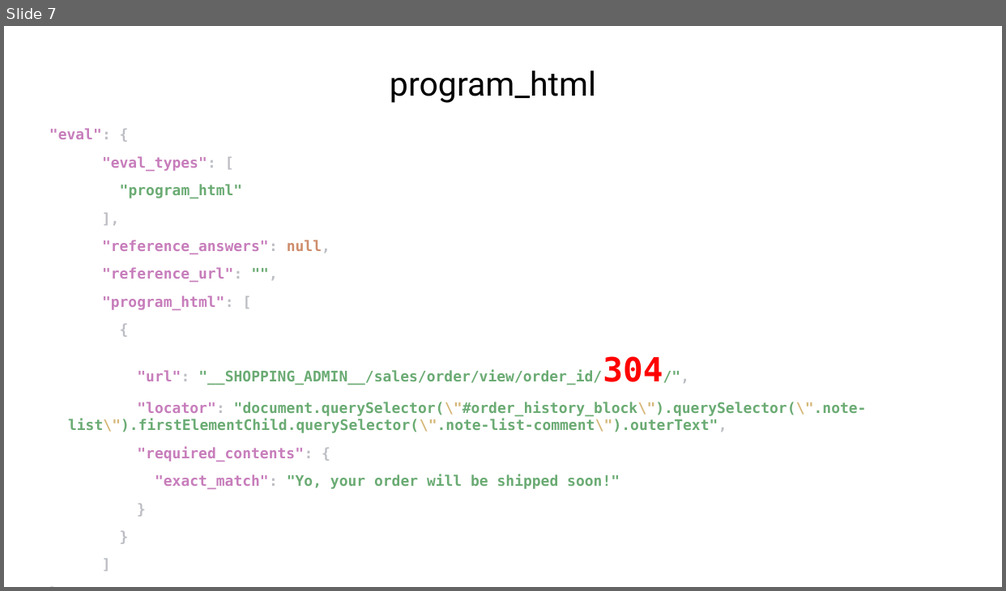
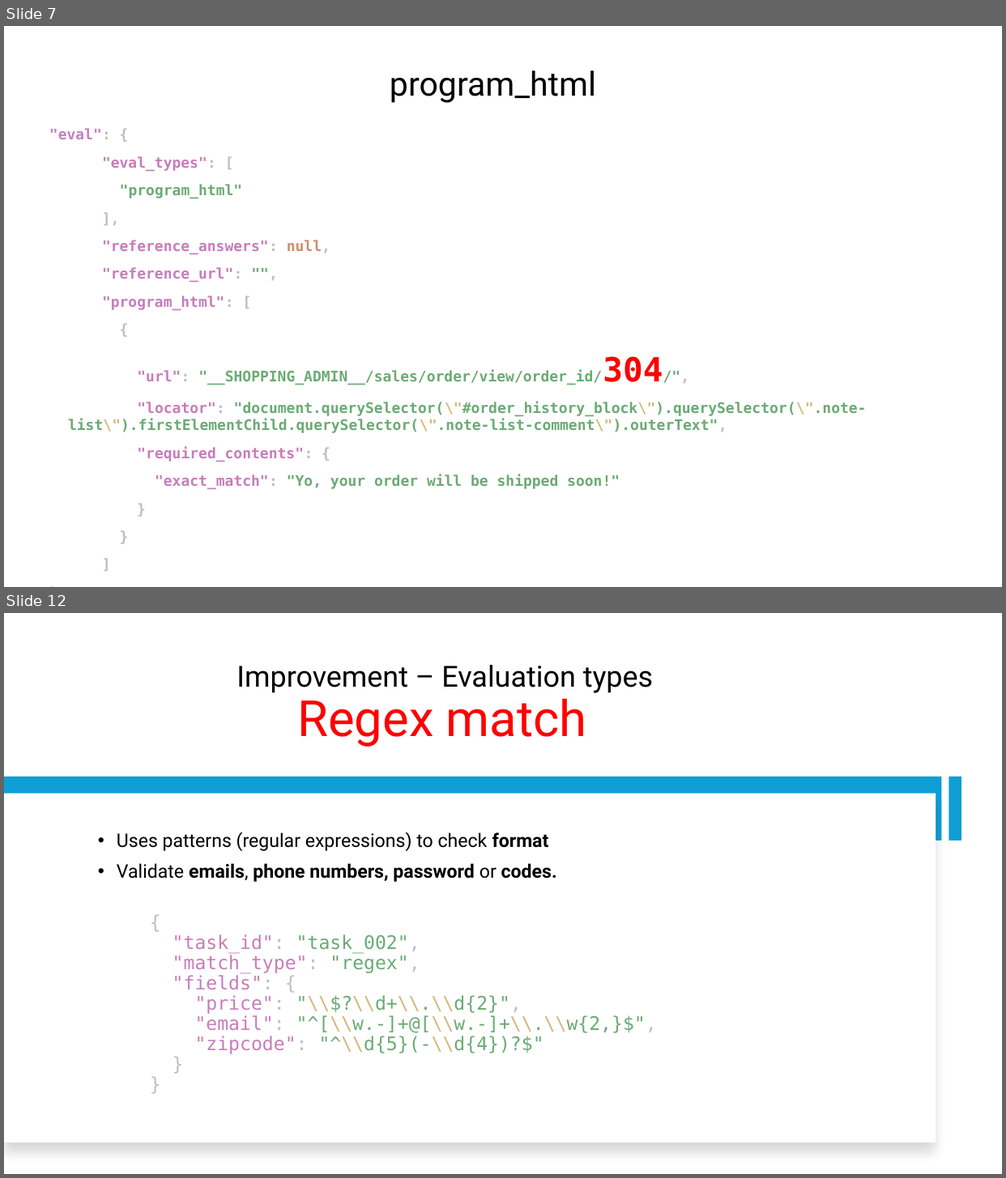
Before and after one commit to nguyennguyen6bk/web-space, a slide deck: Report.pptx. Shown one above the other, each under a label of ours: slide 7 before the commit, slides 7 and 12 after it; the slides between them are not shown. The pictures are 1006x591 and 1006x1178 pixels, drawn with LibreOffice and Linux fonts; fonts in the diff are those of the drawing. Boxes give left, top, right and bottom in pixels: in the first picture for what was removed or moved away, otherwise in the second. Text is boxed around its words. In the diff, an @@ line names an element or a change of style, - is before the commit and + after.

```diff
--- a/Report.pptx
+++ b/Report.pptx
@@ slide 12 added at box(4, 613, 1002, 1174), background #FFFFFF @@
@@ title added at box(236, 665, 653, 747), 28 pt, text #000000 @@
+Improvement – Evaluation types
+Regex match
@@ rectangle added at box(4, 777, 942, 841), fill #0F9ED5 @@
@@ rectangle added at box(948, 777, 961, 841), fill #0F9ED5 @@
@@ rectangle added at box(4, 794, 936, 1143), fill #FFFFFF @@
@@ text added at box(117, 832, 557, 882), 18 pt, text #000000 @@
+• Uses patterns (regular expressions) to check format
+• Validate emails, phone numbers, password or codes.
@@ text added at box(172, 935, 657, 1054), 18 pt, text #6AAB73 @@
+{
+"task_id": "task_002",
+"match_type": "regex",
+"fields": {
+"price": "\\$?\\d+\\.\\d{2}",
+"email": "^[\\w.-]+@[\\w.-]+\\.\\w{2,}$",
+"zipcode": "^\\d{5}(-\\d{4})?$"
+}
+}
```
Also in this commit, not shown: 1 slide changed, 6 other slides added, 36 other files.
